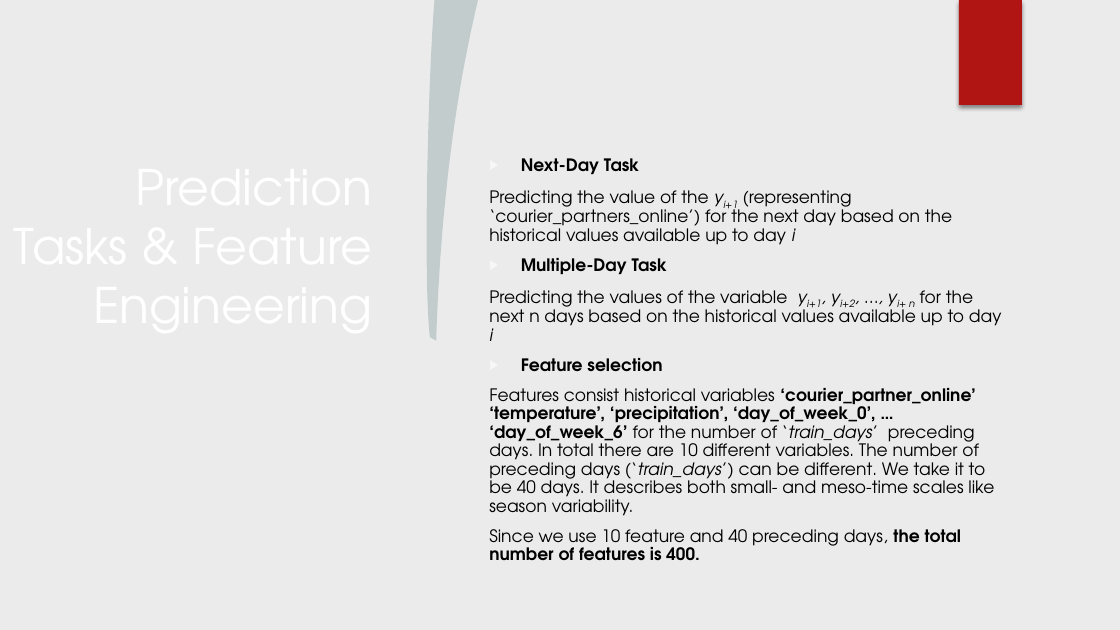
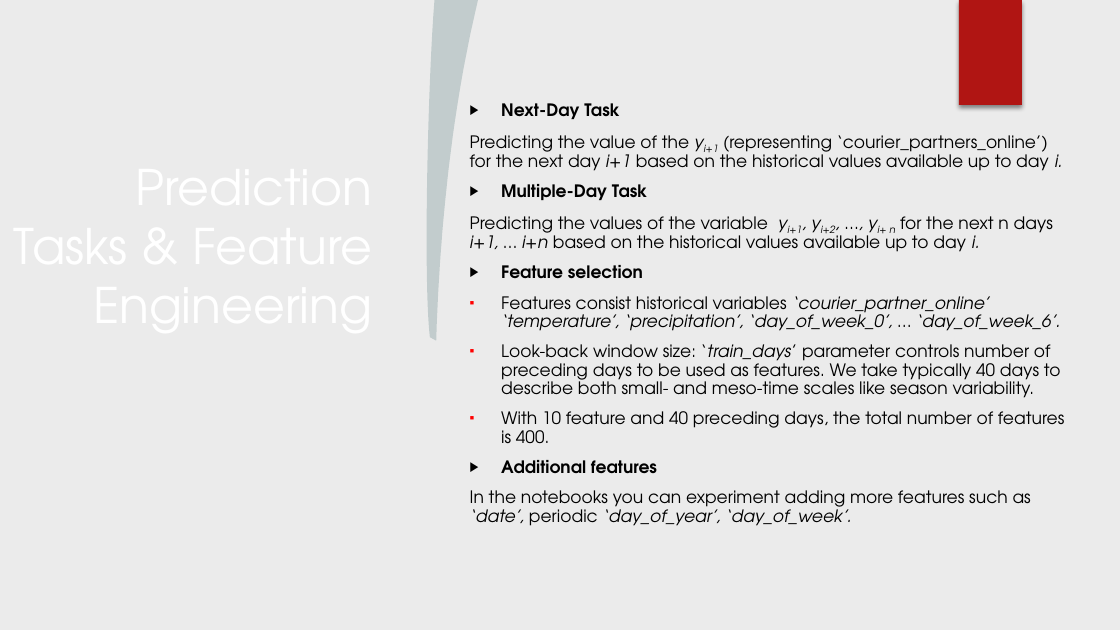
Before and after one commit to msilaev/courier_number_prediction, a slide deck: slide 4 of reports/Report.pptx. Drawn at 1120x630 pixels with LibreOffice and Linux fonts; fonts in the diff are those of the drawing; background and template pictures are left out. Boxes give left, top, right and bottom in pixels: in the first picture for what was removed or moved away, otherwise in the second. Text is boxed around its words. In the diff, an @@ line names an element or a change of style, - is before the commit and + after.

Commit message:
added new notebooks

```diff
--- a/reports/Report.pptx
+++ b/reports/Report.pptx
@@ text "Next-Day Task": place and size @@
-text "Next-Day Task" at box(489, 158, 1002, 561)
+text "Next-Day Task" at box(470, 103, 1065, 526)
@@ text at box(501, 103, 647, 279): bullet colour #F7F7F7 to #000000 @@
@@ text at box(470, 135, 1063, 171): text changed @@
-Predicting the value of the yi+1 (representing ‘courier_partners_online’) for the next day based on the historical values available up to day i
+Predicting the value of the yi+1 (representing ‘courier_partners_online’) for the next day i+1 based on the historical values available up to day i.
@@ text at box(470, 216, 1053, 252): text changed @@
-Predicting the values of the variable yi+1, yi+2, …, yi+ n for the next n days based on the historical values available up to day i
+Predicting the values of the variable yi+1, yi+2, …, yi+ n for the next n days i+1, … i+n based on the historical values available up to day i.
@@ text at box(470, 296, 1065, 526): text changed @@
-Features consist historical variables ‘courier_partner_online’ ‘temperature’, ‘precipitation’, ‘day_of_week_0’, … ‘day_of_week_6’ for the number of ‘train_days’ preceding days. In total there are 10 different variables. The number of preceding days (‘train_days’) can be different. We take it to be 40 days. It describes both small- and meso-time scales like season variability.
-Since we use 10 feature and 40 preceding days, the total number of features is 400.
+▪ Features consist historical variables ‘courier_partner_online’ ‘temperature’, ‘precipitation’, ‘day_of_week_0’, … ‘day_of_week_6’.
+▪ Look-back window size: ‘train_days’ parameter controls number of preceding days to be used as features. We take typically 40 days to describe both small- and meso-time scales like season variability.
+▪ With 10 feature and 40 preceding days, the total number of features is 400.
+▶ Additional features
+In the notebooks you can experiment adding more features such as ‘date’, periodic ‘day_of_year’, ‘day_of_week’.
```
Also in this commit, not shown: 4 other slides changed, 7 other files.
